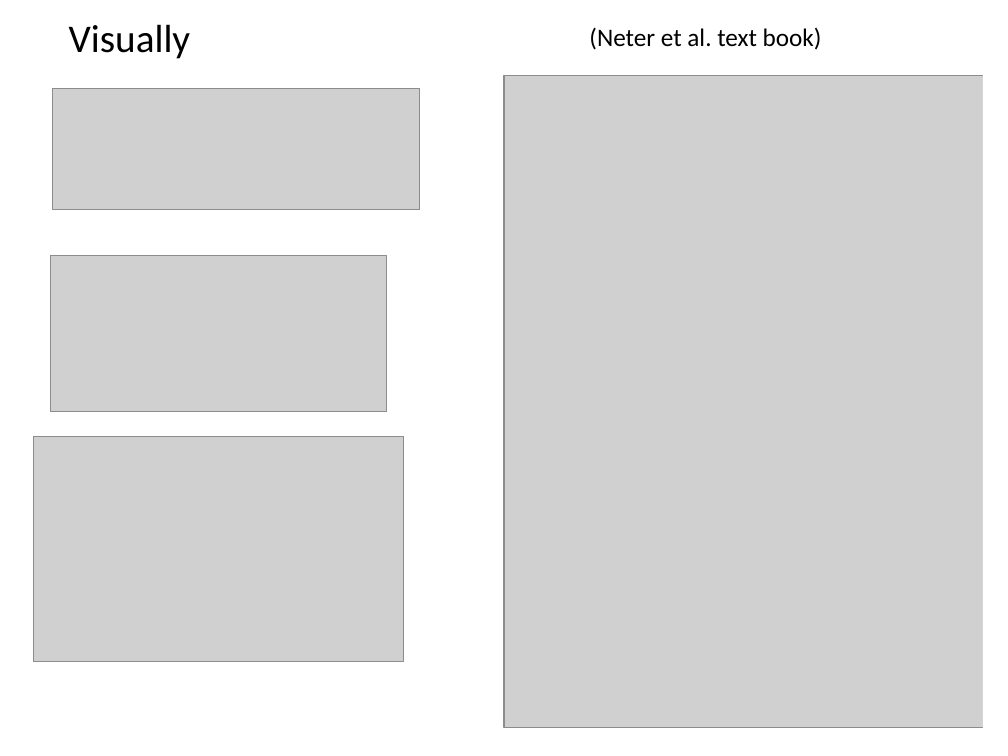
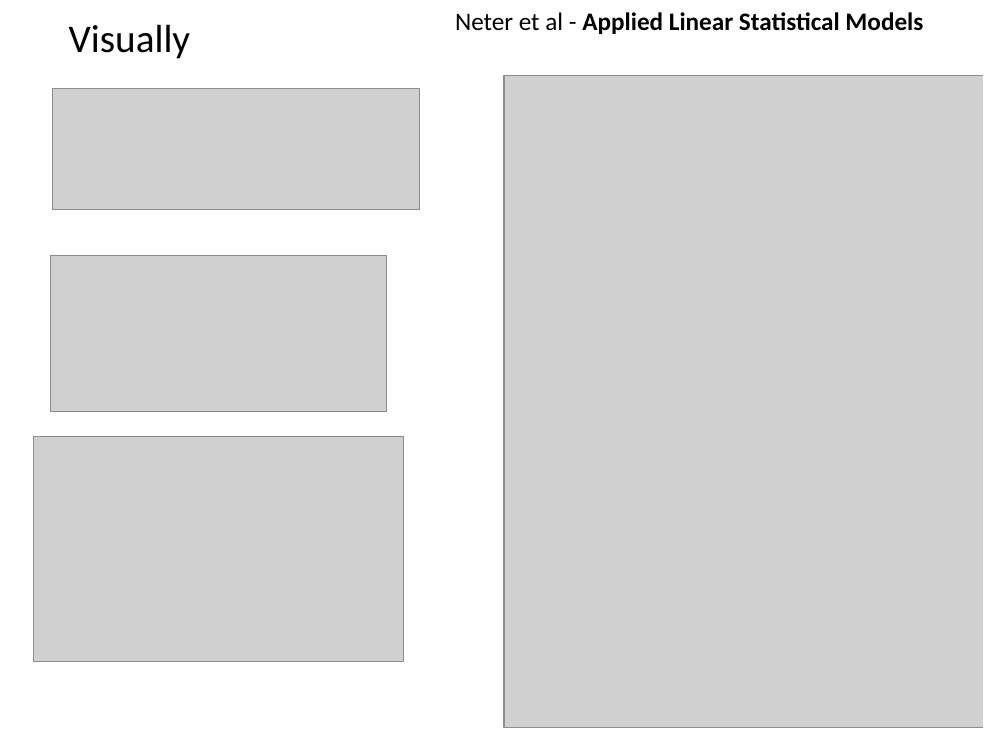
Before and after one commit to afodor/afodor.github.io, a slide deck: slide 17 of classes/stats2015/Lecture15.pptx. Drawn at 1008x756 pixels with LibreOffice and Linux fonts; fonts in the diff are those of the drawing; grey boxes stand for pictures; background and template pictures are left out. Boxes give left, top, right and bottom in pixels: in the first picture for what was removed or moved away, otherwise in the second. Text is boxed around its words. In the diff, an @@ line names an element or a change of style, - is before the commit and + after.

```diff
--- a/classes/stats2015/Lecture15.pptx
+++ b/classes/stats2015/Lecture15.pptx
@@ text at [455, 12, 923, 34]: text changed; bold on @@
-(Neter et al. text book)
+Neter et al - Applied Linear Statistical Models
```
Also in this commit, not shown: 2 other slides changed.
